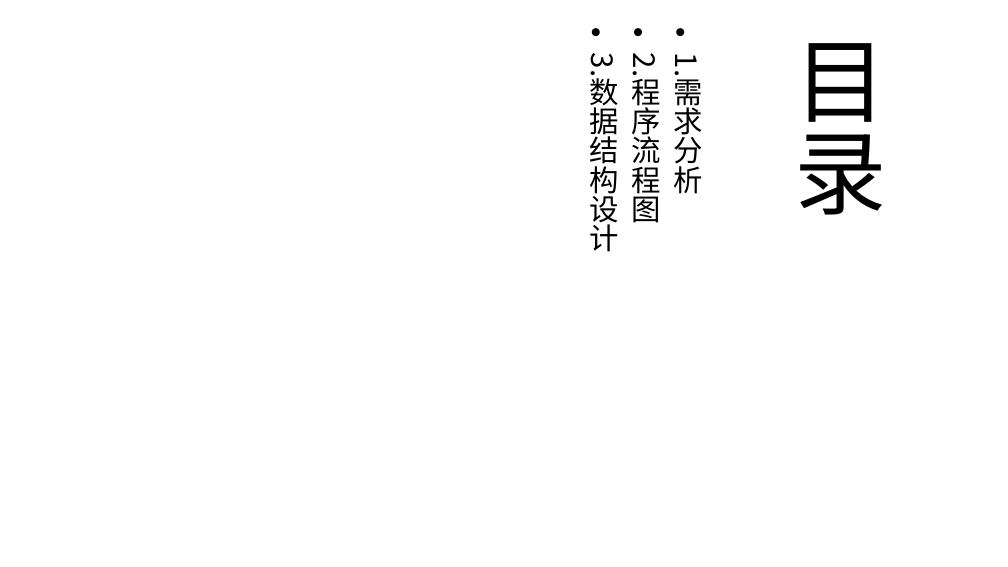
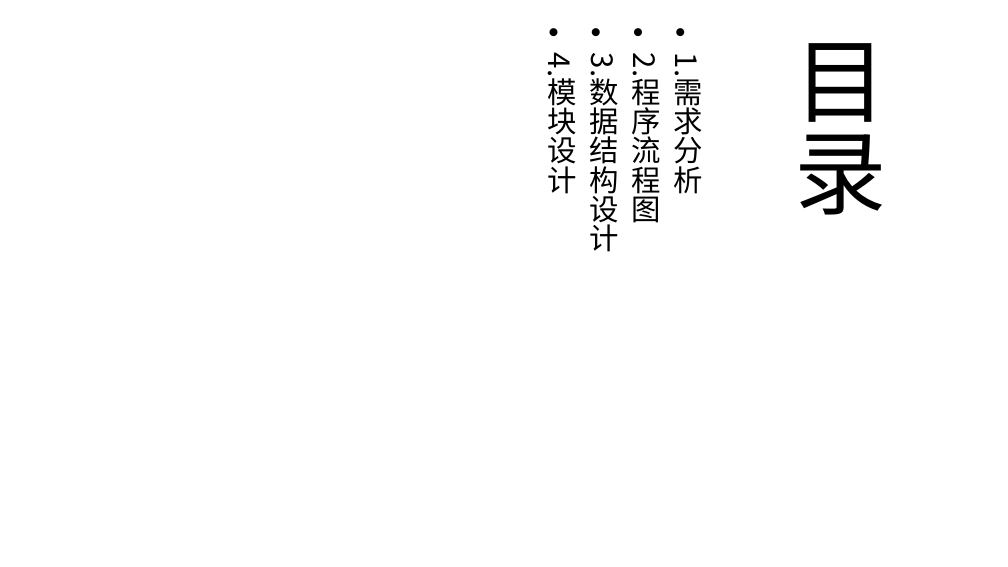
Before and after one commit to Price1999a/ProgramDesign, a slide deck: slide 2 of 大一下/protect1/docs/project1设计.pptx. Drawn at 1008x567 pixels with LibreOffice and Linux fonts; fonts in the diff are those of the drawing; background and template pictures are left out. Boxes give left, top, right and bottom in pixels: in the first picture for what was removed or moved away, otherwise in the second. Text is boxed around its words. In the diff, an @@ line names an element or a change of style, - is before the commit and + after.

```diff
--- a/大一下/protect1/docs/project1设计.pptx
+++ b/大一下/protect1/docs/project1设计.pptx
@@ text at [540,55,583,194]: paragraph added @@
+• 4.模块设计
```
Also in this commit, not shown: 8 slides added, 45 other files.
